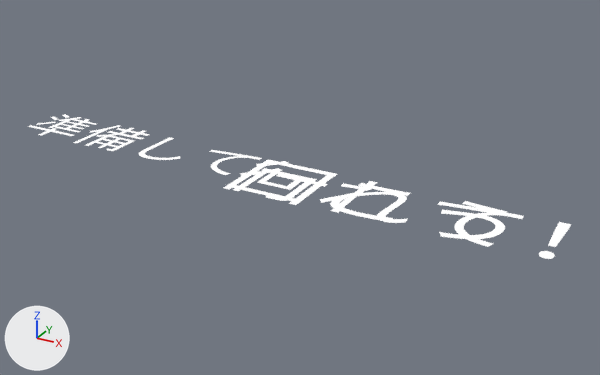
The Blender file rendermarker.ready_messages%ja.blend: old version first, new version second.
Before and after are seen from a camera (50 mm lens) standing at (8.9, -12.04, 5.41) and looking at (2.72, -0.8, -0.22). The axes (+X, +Y, +Z) are drawn at lower left. The lights are the same throughout. Text is drawn in Blender's own font.

The first picture shows 'Text.001', 'Text.011', 'Text.090'.
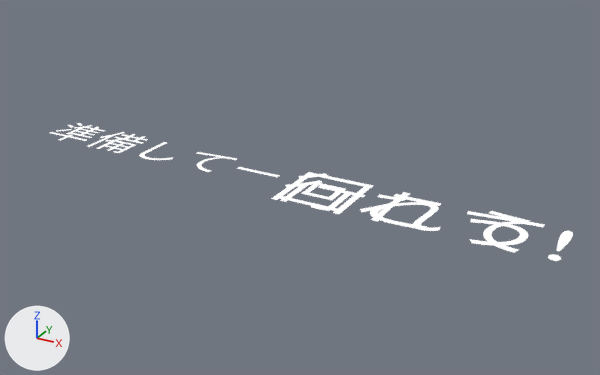
Pixel boxes (x1, y1, x2, y2) of what changed, in the pictures (600 x 375 px):
'Text.011', text changed
    before: (223, 160, 571, 259)
    after: (271, 172, 572, 261)
'Text.090', text changed
    before: (233, 161, 571, 258)
    after: (280, 173, 573, 260)
'Text.001', reshaped, moved (20% narrower, 20% shorter)
    before: (28, 114, 317, 182)
    after: (50, 123, 280, 177)

Diff of the bpy script that builds the scene:
```diff
--- a/rendermarker.ready_messages%ja.blend.py
+++ b/rendermarker.ready_messages%ja.blend.py
@@ txt_text_011 @@
 txt_text_011.align_y = 'CENTER'
-txt_text_011.size = 1.332
+txt_text_011.size = 1.06
@@ txt_text_010 @@
 txt_text_010 = bpy.data.curves.new('Text.010', 'FONT')
-txt_text_010.body = '回れて！'
+txt_text_010.body = '回れて!'
 txt_text_010.materials.append(mat_white)
 txt_text_010.align_x = 'CENTER'
-txt_text_010.size = 0.825
+txt_text_010.size = 0.725
@@ txt_text_023 @@
 txt_text_023 = bpy.data.curves.new('Text.023', 'FONT')
-txt_text_023.body = '行こう！'
+txt_text_023.body = '行こう!'
 txt_text_023.materials.append(mat_white)
 txt_text_023.align_x = 'CENTER'
-txt_text_023.size = 0.825
+txt_text_023.size = 0.725
@@ ob_text_001 @@
 ob_text_001 = bpy.data.objects.new('Text.001', txt_text_011)
-ob_text_001.location = (0.0, -0.96, 0.0)
+ob_text_001.location = (0.0, -1.08, 0.0)
 ob_text_001.scale = (0.952, 0.952, 0.952)
```
